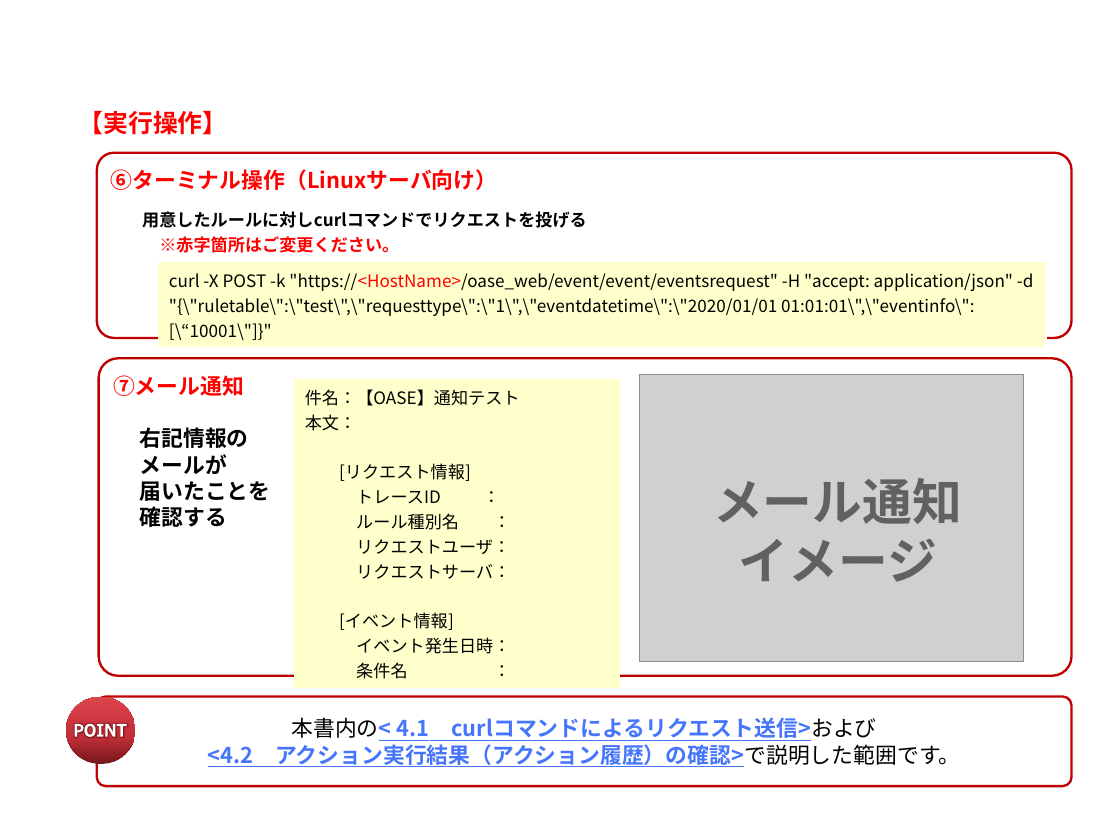
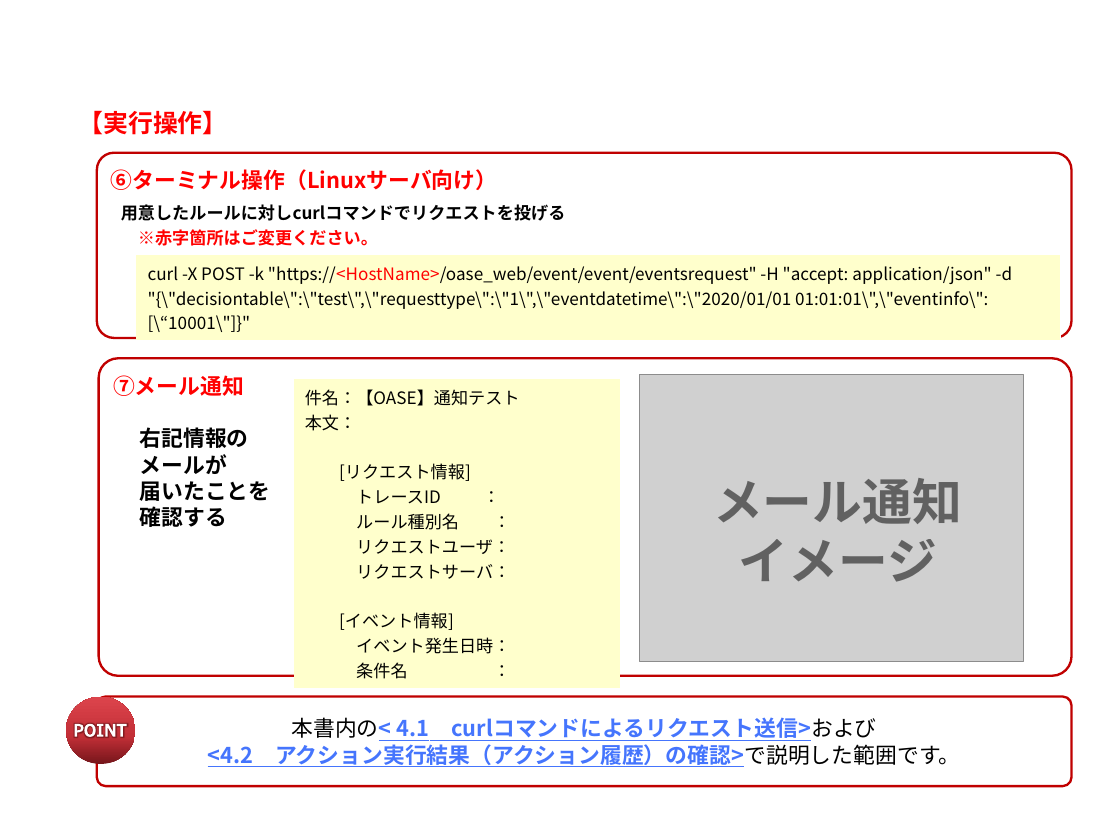
Before and after one commit to exastro-suite/oase-docs, a slide deck: slide 32 of asset/Learn_ja/OASE-quickstart_ja.pptx. Drawn at 1120x840 pixels with LibreOffice and Linux fonts; fonts in the diff are those of the drawing; grey boxes stand for pictures; background and template pictures are left out. Boxes give left, top, right and bottom in pixels: in the first picture for what was removed or moved away, otherwise in the second. Text is boxed around its words. In the diff, an @@ line names an element or a change of style, - is before the commit and + after.

```diff
--- a/asset/Learn_ja/OASE-quickstart_ja.pptx
+++ b/asset/Learn_ja/OASE-quickstart_ja.pptx
@@ table at [110,194,1060,336] @@
@@ row 2, column 2: "curl -X POST -k "https://<HostName>/oase_web/event/event/eventsrequest" -H "accept: application/json" -d "{\"ruletable\":\"test\",\"requesttype\":\"1\",\"eventdatetime\":\"2020/01/01 01:01:01\",\"eventinfo\":[\“10001\"]}"" to "curl -X POST -k "https://<HostName>/oase_web/event/event/eventsrequest" -H "accept: application/json" -d "{\"decisiontable\":\"test\",\"requesttype\":\"1\",\"eventdatetime\":\"2020/01/01 01:01:01\",\"eventinfo\":[\“10001\"]}"" @@
@@ table: place and size @@
-table at [131,200,1045,344]
+table at [110,194,1060,336]
```
Also in this commit, not shown: 2 other slides changed, 1 other file.
